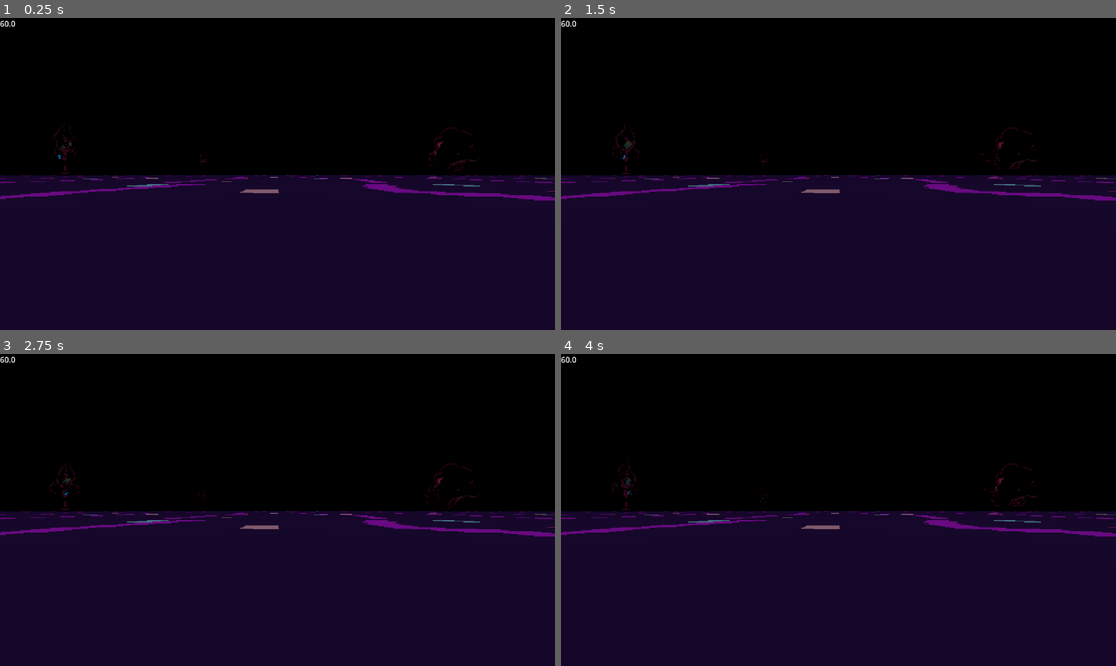
Above: before the commit, frames 1-4 (two rows, left to right).
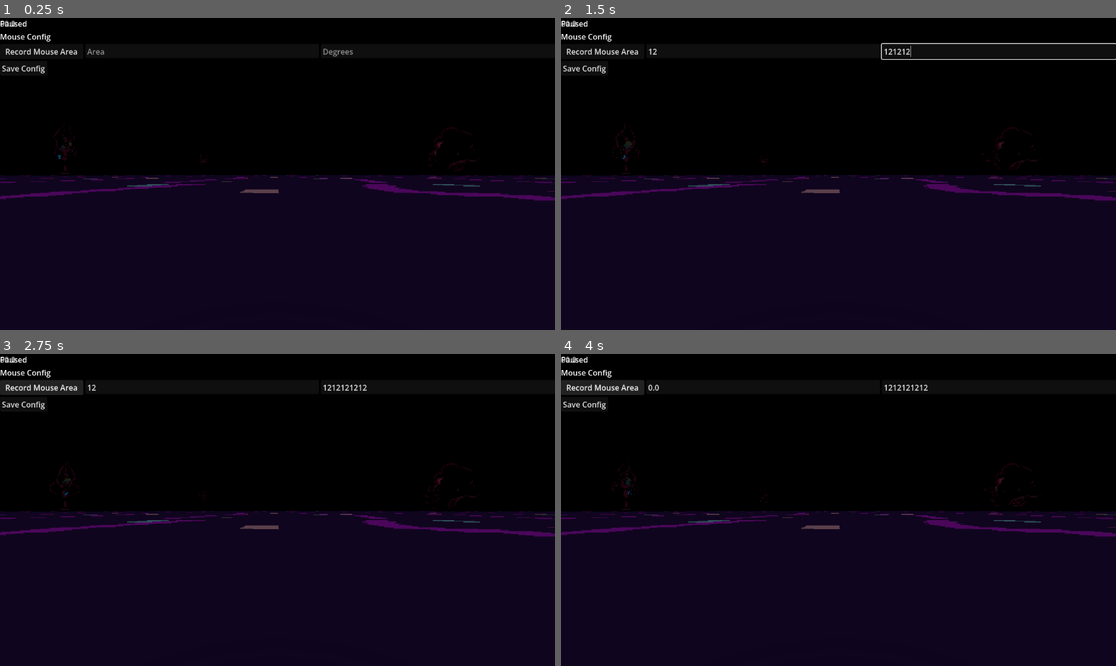
Above: after the commit, the same moments.

Repository: PlayerLegend/pinkamena-diane-daggers
Game: Godot game, scene res://Main.tscn
Same seed, same stepped clock (60 frames per second), same inputs: the game is played once before the commit and once after it. The engine's default icon, where the game draws it, is replaced by a stand-in: a white triangle on a blue panel in a dark square.
Inputs (mouse positions are in pixels of both pictures, inside the frame that each line leads up to):
- Up to frame 1 (0.25 s): no input
- Up to frame 2 (1.5 s): click (760, 52) at 0.52 s; type "12" at 0.6 s; click (999, 52) at 0.75 s; type "12" at 0.83 s; click (638, 39) at 0.98 s; type "12" at 1.07 s; click (672, 39) at 1.27 s; type "12" at 1.35 s
- Up to frame 3 (2.75 s): click (199, 410) at 1.5 s; type "12" at 1.58 s; click (438, 410) at 1.73 s; type "12" at 1.82 s; click "Record Mouse Area" at 2 s
- Up to frame 4 (4 s): click "Record Mouse Area" at 2.75 s; click "Record Mouse Area" at 3.5 s

The runs differ from the first frame. In frame 1, 1.6% of the frame differs, in the area x 0-100%, y 0-59%; in frame 2, 2.0%; in frame 3, 2.1%; in frame 4, 2.1%.

Commit message:
Good state for the night, have gibs

Diff:
--- /dev/null
+++ b/DecalCanvas/DecalCanvas.gdshader
@@ -0,0 +1,13 @@
+shader_type canvas_item;
+render_mode blend_disabled;
+
+uniform float alpha_cutoff : hint_range(0.0, 1.0) = 0.5;
+
+void fragment() {
+    vec4 c = texture(TEXTURE, UV);
+    if (c.a < alpha_cutoff) {
+        discard;
+    }
+    COLOR = vec4(c.rgb, 1.0);
+    EMISSION = COLOR;
+}
--- a/DecalCanvas/DecalCanvas.tscn
+++ b/DecalCanvas/DecalCanvas.tscn
@@ -10,14 +10,15 @@
 [ext_resource type="Texture2D" uid="uid://bk44mkyh0ikhb" path="res://Splatters/splatter6.png" id="7_wx8ny"]
 [ext_resource type="Texture2D" uid="uid://cuhyg8o14ayw3" path="res://Splatters/splatter7.png" id="8_y4qrc"]
 [ext_resource type="Texture2D" uid="uid://dt7xhj3sha85e" path="res://Splatters/splatter8.png" id="9_a6g3g"]
+[ext_resource type="Shader" uid="uid://pa58xa2mx3ix" path="res://DecalCanvas/DecalCanvas.gdshader" id="10_x86id"]
 
-[sub_resource type="CanvasItemMaterial" id="CanvasItemMaterial_kjvhd"]
-blend_mode = 4
+[sub_resource type="ShaderMaterial" id="ShaderMaterial_a6g3g"]
+shader = ExtResource("10_x86id")
 
 [node name="DecalCanvas" type="Node3D" unique_id=1855920060]
 script = ExtResource("1_kda76")
 splatter_choices = Array[CompressedTexture2D]([ExtResource("2_lh2qh"), ExtResource("3_a6g3g"), ExtResource("4_x86id"), ExtResource("5_01bub"), ExtResource("6_a3yiw"), ExtResource("7_wx8ny"), ExtResource("8_y4qrc"), ExtResource("9_a6g3g")])
-splat_material = SubResource("CanvasItemMaterial_kjvhd")
+splat_material = SubResource("ShaderMaterial_a6g3g")
 
 [node name="SubViewport" type="SubViewport" parent="." unique_id=601797226]
 size = Vector2i(2048, 2048)
--- a/DecalCanvas/decal_canvas.gd
+++ b/DecalCanvas/decal_canvas.gd
@@ -6,8 +6,10 @@
 ## Approximate size of a splatter in world units.
 @export var splatter_world_size: float = 3.0
 @export var splatter_choices: Array[CompressedTexture2D]
+## How strongly the splatters glow. 0 disables emission.
+@export_range(0.0, 2.0, 0.01, "or_greater") var emission_strength: float = 1.0
 
-@export var splat_material: CanvasItemMaterial
+@export var splat_material: ShaderMaterial
 
 @onready var sub_viewport: SubViewport = $SubViewport
 @onready var decal: Decal = $Decal
@@ -15,15 +17,25 @@
 func _ready() -> void:
     sub_viewport.size = Vector2i(texture_resolution, texture_resolution)
     sub_viewport.transparent_bg = true
-    # Clear once on the first render, then keep previous contents forever.
     sub_viewport.render_target_clear_mode = SubViewport.CLEAR_MODE_ONCE
     sub_viewport.render_target_update_mode = SubViewport.UPDATE_DISABLED
-    #sub_viewport.render_target_update_mode = SubViewport.UPDATE_ALWAYS
+    # 1. Default filter for everything drawn inside the viewport.
+    sub_viewport.canvas_item_default_texture_filter = \
+        Viewport.DEFAULT_CANVAS_ITEM_TEXTURE_FILTER_NEAREST
+
+    # 2. Decal sampling of the viewport texture (global, see note below).
+    RenderingServer.decals_set_filter(RenderingServer.DECAL_FILTER_NEAREST)
 
     decal.size = Vector3.ONE * arena_radius * 2.0
-    decal.texture_albedo = sub_viewport.get_texture()
+    decal.emission_energy = emission_strength
+    _refresh_decal_textures()
 
-    BoidManager.boid_removed.connect(_on_boid_removed)
+    #BoidManager.boid_removed.connect(_on_boid_removed)
+
+func _refresh_decal_textures() -> void:
+    var viewport_tex := sub_viewport.get_texture()
+    decal.texture_albedo = viewport_tex
+    decal.texture_emission = viewport_tex
 
 func add_splatter(world_position: Vector3, splatter_scale: float = 1.0) -> void:
     assert(!splatter_choices.is_empty())
@@ -44,6 +56,8 @@
     var sprite := Sprite2D.new()
     sprite.material = splat_material
     sprite.texture = tex
+    # 3. Explicit per-sprite filter, so it doesn't depend on the parent default.
+    sprite.texture_filter = CanvasItem.TEXTURE_FILTER_NEAREST
     sprite.position = uv * texture_resolution
     sprite.rotation = randf() * TAU
     sprite.scale = Vector2.ONE * (world_size * pixels_per_unit / tex.get_width())
@@ -52,19 +66,21 @@
     sub_viewport.render_target_update_mode = SubViewport.UPDATE_ONCE
     await RenderingServer.frame_post_draw
 
+    # Re-assign to force the decal to pick up the updated viewport contents.
     decal.texture_albedo = null
-    decal.texture_albedo = sub_viewport.get_texture()
+    decal.texture_emission = null
+    _refresh_decal_textures()
 
     sprite.queue_free()
 
 
-func _on_boid_removed(
-    type: BoidType,
-    _boid_mesh: Mesh,
-    pos: Vector3,
-    _velocity: Vector3,
-    _forward: Vector3,
-    health: int
-    ):
-        if health <= 0:
-            add_splatter(pos, type.collision_radius * 5.0)
+#func _on_boid_removed(
+    #type: BoidType,
+    #_boid_mesh: Mesh,
+    #pos: Vector3,
+    #_velocity: Vector3,
+    #_forward: Vector3,
+    #health: int
+    #):
+        #if health <= 0:
+            #add_splatter(pos, type.collision_radius * 5.0)
--- /dev/null
+++ b/Gibs/Ball1/Ball1Gib.tscn
@@ -0,0 +1,9 @@
+[gd_scene format=3 uid="uid://cpbdy64obvfj6"]
+
+[ext_resource type="ArrayMesh" uid="uid://c8vhfg0lged1b" path="res://Gibs/Ball1/Ball1.obj" id="1_v7scp"]
+[ext_resource type="Script" uid="uid://0iwprucxeeh6" path="res://Gibs/gib.gd" id="2_e7dhu"]
+
+[node name="Ball1Gib" type="MeshInstance3D" unique_id=1520401293]
+mesh = ExtResource("1_v7scp")
+script = ExtResource("2_e7dhu")
+metadata/_custom_type_script = "uid://0iwprucxeeh6"
--- /dev/null
+++ b/Gibs/Cupcake/CupcakeGib.tscn
@@ -0,0 +1,9 @@
+[gd_scene format=3 uid="uid://cp3pewe063a34"]
+
+[ext_resource type="ArrayMesh" uid="uid://vsrua5q0hmx5" path="res://Gibs/Cupcake/CupcakeGib.obj" id="1_p8osd"]
+[ext_resource type="Script" uid="uid://0iwprucxeeh6" path="res://Gibs/gib.gd" id="2_p8osd"]
+
+[node name="CupcakeGib" type="MeshInstance3D" unique_id=262280956]
+mesh = ExtResource("1_p8osd")
+script = ExtResource("2_p8osd")
+metadata/_custom_type_script = "uid://0iwprucxeeh6"
--- /dev/null
+++ b/Gibs/GibThrower.tscn
@@ -0,0 +1,3 @@
+[gd_scene format=3 uid="uid://bexy4urqxo07v"]
+
+[node name="GibThrower" type="Node3D" unique_id=501805826]
--- /dev/null
+++ b/Gibs/Hat1/Hat1Gib.tscn
@@ -0,0 +1,9 @@
+[gd_scene format=3 uid="uid://bh07fmuqqi32k"]
+
+[ext_resource type="Script" uid="uid://0iwprucxeeh6" path="res://Gibs/gib.gd" id="1_2rplq"]
+[ext_resource type="ArrayMesh" uid="uid://dq0mb3r8dtb0e" path="res://Gibs/Hat1/Hat1Gib.obj" id="1_o2oti"]
+
+[node name="Hat1Gib" type="MeshInstance3D" unique_id=2070804947]
+mesh = ExtResource("1_o2oti")
+script = ExtResource("1_2rplq")
+metadata/_custom_type_script = "uid://0iwprucxeeh6"
--- /dev/null
+++ b/Gibs/gib.gd
@@ -0,0 +1,39 @@
+class_name Gib
+extends MeshInstance3D
+
+@export var velocity: Vector3
+var time: float
+@export var avelocity: Quaternion = Quaternion.IDENTITY
+
+@export var static_mesh_manager: StaticMeshManager
+@export var decal_canvas: DecalCanvas
+
+func _process(delta: float) -> void:
+    time += delta
+
+    if time > 8.0:
+        queue_free()
+        return
+
+    velocity += Vector3.DOWN * delta * 10.0
+
+    var space_state = get_world_3d().direct_space_state
+    var next = position + velocity * delta
+    var query = PhysicsRayQueryParameters3D.create(position, next)
+    var result = space_state.intersect_ray(query)
+    if result:
+        if decal_canvas:
+            decal_canvas.add_splatter(position, randf_range(0.5,1.5) * 2)
+            #decal_canvas = null
+        var normal: Vector3 = result["normal"]
+        var dot: float = velocity.dot(normal)
+        if dot > -0.5:
+            static_mesh_manager.make_static(self)
+            queue_free()
+            return
+        else:
+            velocity = velocity - 2.0 * dot * normal
+            velocity *= 0.6
+    position += velocity * delta
+    var qstep := Quaternion.IDENTITY.slerp(avelocity, delta)
+    quaternion = (qstep * quaternion).normalized()
--- a/Main.tscn
+++ b/Main.tscn
@@ -20,14 +20,19 @@
 [ext_resource type="Script" uid="uid://cxxd4g8kyoy7q" path="res://afterimage_spawner.gd" id="18_kjvhd"]
 [ext_resource type="PackedScene" uid="uid://bp8u34bitp0w4" path="res://Screen/Screen.tscn" id="19_2gh4u"]
 [ext_resource type="Shader" uid="uid://bn42irgcwd7lh" path="res://Screen/Screen.gdshader" id="20_devvj"]
+[ext_resource type="Script" uid="uid://euu43r4wd805" path="res://gib_thrower.gd" id="21_devvj"]
+[ext_resource type="PackedScene" uid="uid://byuu4u3gn4vmi" path="res://StaticMeshManager/StaticMeshManager.tscn" id="22_3b0ty"]
+[ext_resource type="PackedScene" uid="uid://cp3pewe063a34" path="res://Gibs/Cupcake/CupcakeGib.tscn" id="22_bg4s2"]
+[ext_resource type="PackedScene" uid="uid://cpbdy64obvfj6" path="res://Gibs/Ball1/Ball1Gib.tscn" id="23_hhcpw"]
+[ext_resource type="PackedScene" uid="uid://bh07fmuqqi32k" path="res://Gibs/Hat1/Hat1Gib.tscn" id="24_mxvw5"]
 
-[sub_resource type="ViewportTexture" id="ViewportTexture_2gh4u"]
+[sub_resource type="ViewportTexture" id="ViewportTexture_devvj"]
 viewport_path = NodePath("ScreenEffects")
 
-[sub_resource type="ShaderMaterial" id="ShaderMaterial_devvj"]
+[sub_resource type="ShaderMaterial" id="ShaderMaterial_3b0ty"]
 resource_local_to_scene = true
 shader = ExtResource("20_devvj")
-shader_parameter/screen_render = SubResource("ViewportTexture_2gh4u")
+shader_parameter/screen_render = SubResource("ViewportTexture_devvj")
 
 [sub_resource type="Environment" id="Environment_q8hc1"]
 background_mode = 1
@@ -47,8 +52,6 @@
 transform = Transform3D(1, 0, 0, 0, 1, 0, 0, 0, 1, 0, 24, 0)
 script = ExtResource("4_cm0pq")
 metadata/_custom_type_script = "uid://blxd2e2temnsn"
-
-[node name="EscapeMenu" parent="." unique_id=506815160 instance=ExtResource("5_3dxm6")]
 
 [node name="MainMenu" parent="." unique_id=468765123 instance=ExtResource("6_lgr22")]
 
@@ -70,15 +73,26 @@
 omni_range = 81.01641
 
 [node name="DecalCanvas" parent="." unique_id=1855920060 instance=ExtResource("17_sc1dx")]
+emission_strength = 0.71
 
 [node name="AfterimageSpawner" type="Node3D" parent="." unique_id=184789913]
 script = ExtResource("18_kjvhd")
 
 [node name="Screen" parent="." unique_id=1531499629 instance=ExtResource("19_2gh4u")]
-material = SubResource("ShaderMaterial_devvj")
+material = SubResource("ShaderMaterial_3b0ty")
 render_height = 400
+
+[node name="EscapeMenu" parent="." unique_id=506815160 instance=ExtResource("5_3dxm6")]
 
 [node name="WorldEnvironment" type="WorldEnvironment" parent="." unique_id=660186046]
 environment = SubResource("Environment_q8hc1")
 
+[node name="GibThrower" type="Node3D" parent="." unique_id=2068006607 node_paths=PackedStringArray("static_mesh_manager", "decal_canvas")]
+script = ExtResource("21_devvj")
+static_mesh_manager = NodePath("../StaticMeshManager")
+decal_canvas = NodePath("../DecalCanvas")
+gib_scenes = Array[PackedScene]([ExtResource("22_bg4s2"), ExtResource("23_hhcpw"), ExtResource("24_mxvw5")])
+
+[node name="StaticMeshManager" parent="." unique_id=1745606803 instance=ExtResource("22_3b0ty")]
+
 [connection signal="child_entered_tree" from="Enemies" to="Enemies" method="_on_child_entered_tree"]
--- a/Skulls/SizeComparison.tscn
+++ b/Skulls/SizeComparison.tscn
@@ -4,20 +4,30 @@
 [ext_resource type="ArrayMesh" uid="uid://cajnvf7obxamg" path="res://Skulls/Skull2/skull2.obj" id="2_wxnef"]
 [ext_resource type="ArrayMesh" uid="uid://c1dly1rpqymky" path="res://Skulls/Skull3/skull3.obj" id="3_et354"]
 [ext_resource type="ArrayMesh" uid="uid://dhes86r8x8h2f" path="res://Skulls/Skull4/skull4.obj" id="4_4iek2"]
+[ext_resource type="ArrayMesh" uid="uid://vsrua5q0hmx5" path="res://Gibs/Cupcake/CupcakeGib.obj" id="5_wxnef"]
+[ext_resource type="ArrayMesh" uid="uid://c8vhfg0lged1b" path="res://Gibs/Ball1/Ball1.obj" id="6_et354"]
 
 [node name="SizeComparison" type="Node3D" unique_id=50805627]
 
 [node name="MeshInstance3D" type="MeshInstance3D" parent="." unique_id=129117552]
-transform = Transform3D(1, 0, 0, 0, 1, 0, 0, 0, 1, -6.0686955, 0, 0)
+transform = Transform3D(1, 0, 0, 0, 1, 0, 0, 0, 1, -12.635483, 0, 0)
 mesh = ExtResource("1_3wvnp")
 
 [node name="MeshInstance3D2" type="MeshInstance3D" parent="." unique_id=1291961027]
-transform = Transform3D(1, 0, 0, 0, 1, 0, 0, 0, 1, -4.767348, 0, 0)
+transform = Transform3D(1, 0, 0, 0, 1, 0, 0, 0, 1, -11.334135, 0, 0)
 mesh = ExtResource("2_wxnef")
 
 [node name="MeshInstance3D3" type="MeshInstance3D" parent="." unique_id=1129651902]
-transform = Transform3D(1, 0, 0, 0, 1, 0, 0, 0, 1, -3.1895142, 0, 0)
+transform = Transform3D(1, 0, 0, 0, 1, 0, 0, 0, 1, -9.756301, 0, 0)
 mesh = ExtResource("3_et354")
 
 [node name="MeshInstance3D4" type="MeshInstance3D" parent="." unique_id=1385302205]
+transform = Transform3D(1, 0, 0, 0, 1, 0, 0, 0, 1, -6.143669, 0, 0)
 mesh = ExtResource("4_4iek2")
+
+[node name="MeshInstance3D5" type="MeshInstance3D" parent="." unique_id=1790354129]
+transform = Transform3D(1, 0, 0, 0, 1, 0, 0, 0, 1, -1.644558, 0, 0)
+mesh = ExtResource("5_wxnef")
+
+[node name="MeshInstance3D6" type="MeshInstance3D" parent="." unique_id=1547915432]
+mesh = ExtResource("6_et354")
--- /dev/null
+++ b/StaticMeshManager/StaticMeshManager.tscn
@@ -0,0 +1,6 @@
+[gd_scene format=3 uid="uid://byuu4u3gn4vmi"]
+
+[ext_resource type="Script" uid="uid://c2ceq5vxc3jj7" path="res://StaticMeshManager/static_mesh_manager.gd" id="1_3x5l6"]
+
+[node name="StaticMeshManager" type="Node3D" unique_id=1745606803]
+script = ExtResource("1_3x5l6")
--- /dev/null
+++ b/StaticMeshManager/static_mesh_manager.gd
@@ -0,0 +1,116 @@
+class_name StaticMeshManager
+extends Node3D
+## Collapses MeshInstance3D nodes into MultiMeshInstance3D batches.
+##
+## Call make_static(mesh_instance) and the mesh, global transform, materials,
+## shadow mode and render layers are mirrored as an instance in a MultiMesh.
+## Meshes that share the same mesh/material/settings share one MultiMeshInstance3D.
+
+class Batch:
+    var mmi: MultiMeshInstance3D
+    var transforms: Array[Transform3D] = []
+
+var _batches: Dictionary = {}   # String key -> Batch
+var _dirty: Dictionary = {}     # Batch -> true
+var _flush_queued := false
+
+
+func make_static(mi: MeshInstance3D) -> void:
+    if mi == null or mi.mesh == null:
+        push_warning("StaticMeshManager.make_static: MeshInstance3D has no mesh.")
+        return
+
+    var key := _make_key(mi)
+    var batch: Batch = _batches.get(key)
+    if batch == null:
+        batch = _create_batch(mi)
+        _batches[key] = batch
+
+    # Express the source's world transform relative to this node, since the
+    # MultiMeshInstance3D children live under it.
+    var world_xform: Transform3D = mi.global_transform if mi.is_inside_tree() else mi.transform
+    var local_xform: Transform3D = global_transform.affine_inverse() * world_xform
+    batch.transforms.append(local_xform)
+
+    _dirty[batch] = true
+    _queue_flush()
+
+
+## Remove every batched instance.
+func clear_all() -> void:
+    for batch: Batch in _batches.values():
+        batch.mmi.queue_free()
+    _batches.clear()
+    _dirty.clear()
+
+
+func _create_batch(mi: MeshInstance3D) -> Batch:
+    var batch := Batch.new()
+
+    var mm := MultiMesh.new()
+    mm.transform_format = MultiMesh.TRANSFORM_3D
+    mm.mesh = _resolve_mesh(mi)
+
+    var mmi := MultiMeshInstance3D.new()
+    mmi.name = "Batch_%d" % _batches.size()
+    mmi.multimesh = mm
+    mmi.material_override = mi.material_override
+    mmi.cast_shadow = mi.cast_shadow
+    mmi.layers = mi.layers
+    mmi.gi_mode = mi.gi_mode
+    add_child(mmi)
+
+    batch.mmi = mmi
+    return batch
+
+
+## If the node has per-surface override materials, bake them into a copy of the
+## mesh (MultiMeshInstance3D only supports a single material_override).
+func _resolve_mesh(mi: MeshInstance3D) -> Mesh:
+    var has_surface_override := false
+    for i in mi.get_surface_override_material_count():
+        if mi.get_surface_override_material(i) != null:
+            has_surface_override = true
+            break
+    if not has_surface_override:
+        return mi.mesh
+
+    var baked := ArrayMesh.new()
+    for s in mi.mesh.get_surface_count():
+        baked.add_surface_from_arrays(
+            mi.mesh.surface_get_primitive_type(s),
+            mi.mesh.surface_get_arrays(s)
+        )
+        baked.surface_set_material(s, mi.get_active_material(s))
+    return baked
+
+
+func _make_key(mi: MeshInstance3D) -> String:
+    var parts := PackedStringArray()
+    parts.append(str(mi.mesh.get_instance_id()))
+    parts.append(str(mi.material_override.get_instance_id()) if mi.material_override else "-")
+    for i in mi.get_surface_override_material_count():
+        var m := mi.get_surface_override_material(i)
+        parts.append(str(m.get_instance_id()) if m else "-")
+    parts.append(str(mi.cast_shadow))
+    parts.append(str(mi.layers))
+    parts.append(str(mi.gi_mode))
+    return "|".join(parts)
+
+
+func _queue_flush() -> void:
+    if _flush_queued:
+        return
+    _flush_queued = true
+    _flush.call_deferred()
+
+
+func _flush() -> void:
+    _flush_queued = false
+    for batch: Batch in _dirty.keys():
+        var mm := batch.mmi.multimesh
+        # Changing instance_count resets the buffer, so rewrite all transforms.
+        mm.instance_count = batch.transforms.size()
+        for i in batch.transforms.size():
+            mm.set_instance_transform(i, batch.transforms[i])
+    _dirty.clear()
--- a/afterimage_spawner.gd
+++ b/afterimage_spawner.gd
@@ -2,7 +2,6 @@
 extends Node3D
 
 var afterimage_scene = preload("res://Skulls/SkullAfterimage.tscn")
-
 
 func _on_boid_removed(
     _type: BoidType,
--- /dev/null
+++ b/gib_thrower.gd
@@ -0,0 +1,37 @@
+extends Node3D
+
+@export var static_mesh_manager: StaticMeshManager
+@export var decal_canvas: DecalCanvas
+@export var gib_scenes: Array[PackedScene]
+
+func _ready():
+    BoidManager.boid_removed.connect(_on_boid_removed)
+
+func throw_gib(pos: Vector3, vel: Vector3):
+    var gib_scene = gib_scenes.pick_random()
+    var gib: Gib = gib_scene.instantiate()
+    add_child(gib)
+    gib.static_mesh_manager = static_mesh_manager
+    gib.decal_canvas = decal_canvas
+    gib.velocity = vel
+    gib.position = pos
+    var avel := Quaternion(Vector3(randfn(-1.0, 1.0), randfn(-1.0, 1.0), randfn(-1.0, 1.0)).normalized(), PI)
+    gib.rotation.x = randf_range(0,1) * PI
+    gib.rotation.y = randf_range(0,1) * PI
+    gib.rotation.z = randf_range(0,1) * PI
+    gib.avelocity = avel
+
+func _on_boid_removed(
+    _type: BoidType,
+    boid_mesh: Mesh,
+    pos: Vector3,
+    velocity: Vector3,
+    forward: Vector3,
+    health: int
+):
+    var randvel = Vector3(
+        randf_range(-1,1),
+        randf_range(0,1),
+        randf_range(-1,1)
+    ) * 2.0
+    throw_gib(pos, velocity + Vector3.UP * 2.0 + randvel)
Not shown, added: DecalCanvas/DecalCanvas.gdshader.uid
Not shown, added: Gibs/Ball1/Ball1.blend.import
Not shown, added: Gibs/Ball1/Ball1.mtl
Not shown, added: Gibs/Ball1/Ball1.obj
Not shown, added: Gibs/Ball1/Ball1.obj.import
Not shown, added: Gibs/Cupcake/CupcakeGib.blend.import
Not shown, added: Gibs/Cupcake/CupcakeGib.mtl
Not shown, added: Gibs/Cupcake/CupcakeGib.obj
Not shown, added: Gibs/Cupcake/CupcakeGib.obj.import
Not shown, added: Gibs/Hat1/Hat1Gib.blend.import
Not shown, added: Gibs/Hat1/Hat1Gib.mtl
Not shown, added: Gibs/Hat1/Hat1Gib.obj
(and 16 more such lines)
